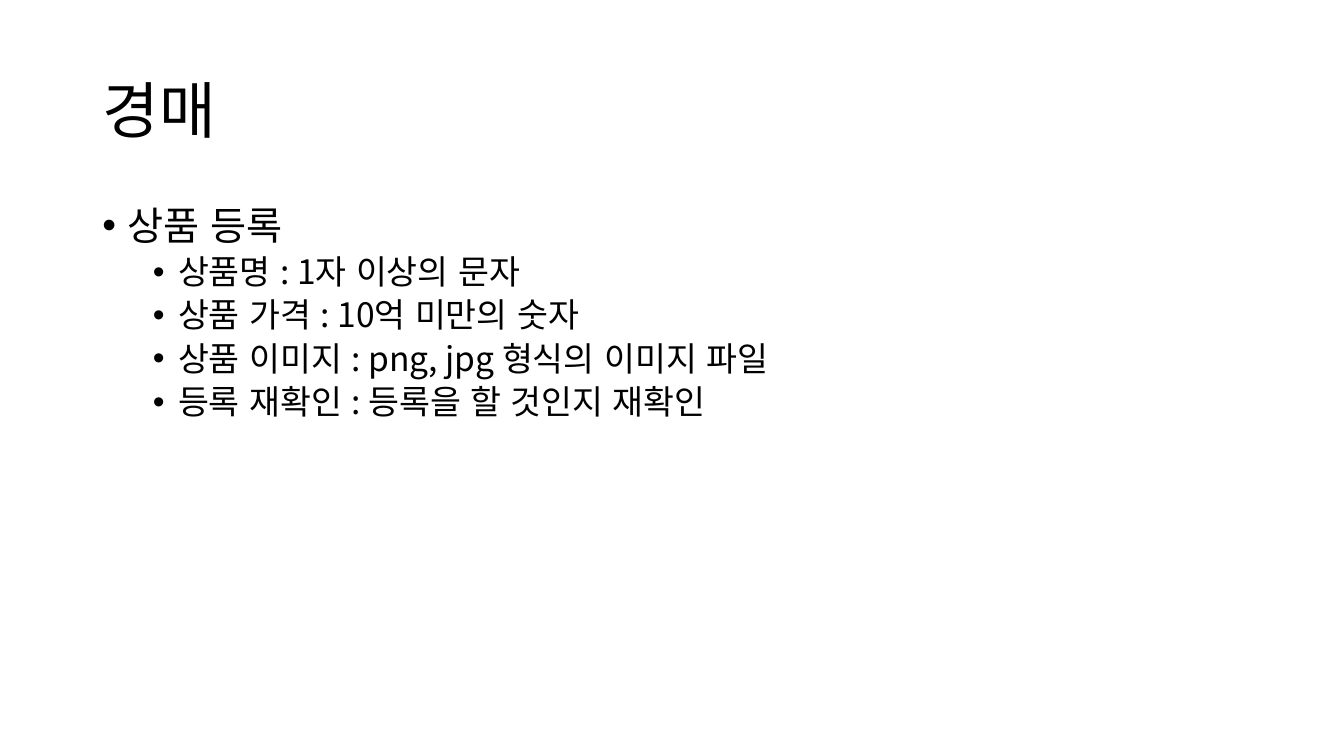
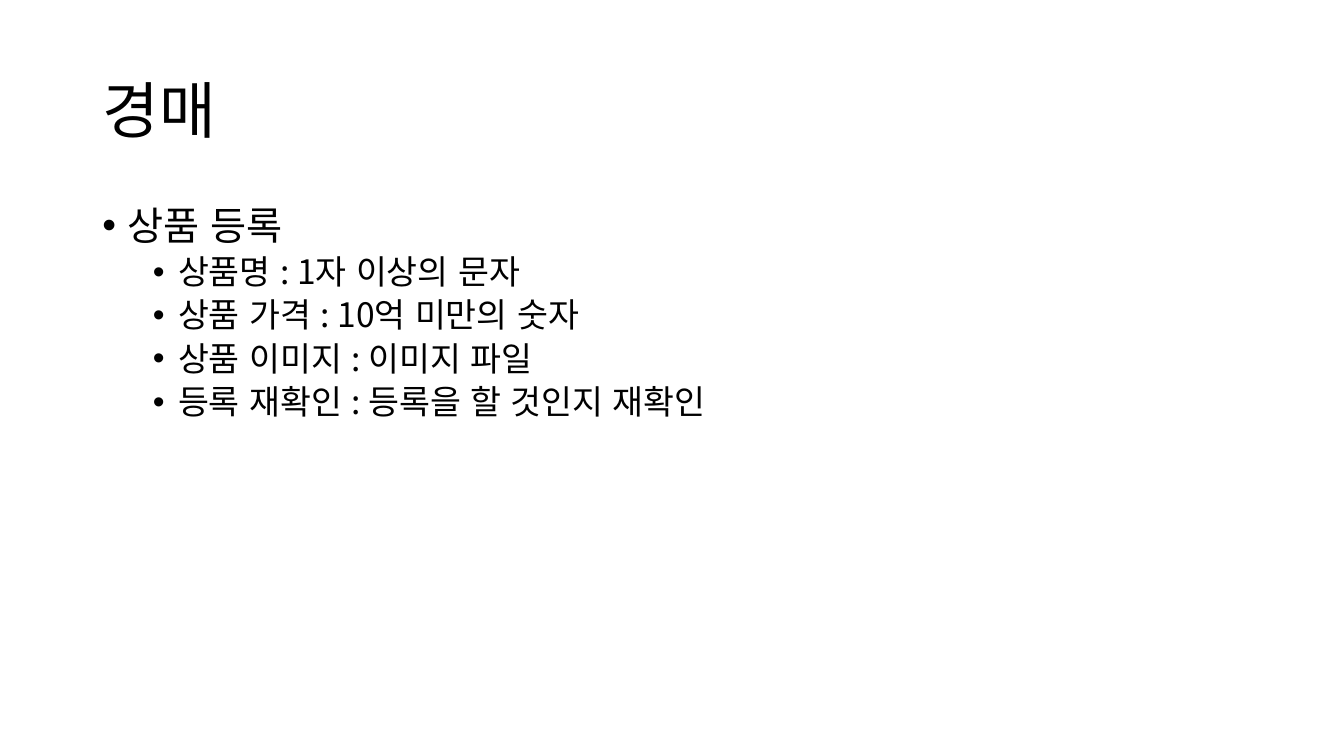
Before and after one commit to Singan/anabada-project, a slide deck: slide 4 of ppt/요구사항 명세서.pptx. Drawn at 1344x756 pixels with LibreOffice and Linux fonts; fonts in the diff are those of the drawing. Boxes give left, top, right and bottom in pixels: in the first picture for what was removed or moved away, otherwise in the second. Text is boxed around its words. In the diff, an @@ line names an element or a change of style, - is before the commit and + after.

```diff
--- a/ppt/요구사항 명세서.pptx
+++ b/ppt/요구사항 명세서.pptx
@@ text at <box>178,343,532,374</box>: text changed @@
-  • 상품 이미지 : png, jpg 형식의 이미지 파일
+  • 상품 이미지 : 이미지 파일
```
Also in this commit, not shown: 10 other slides changed, 4 slides added.
